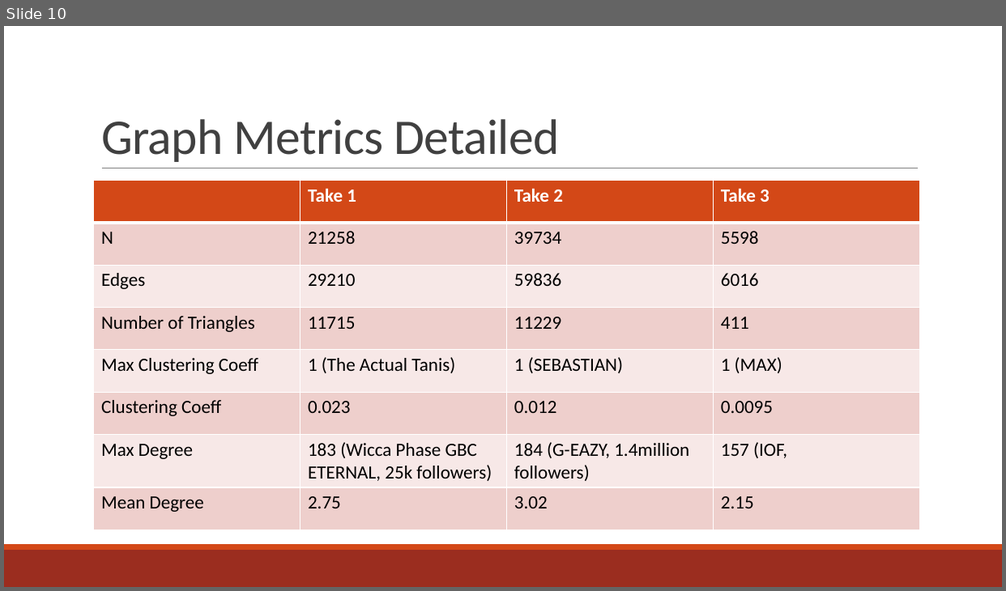
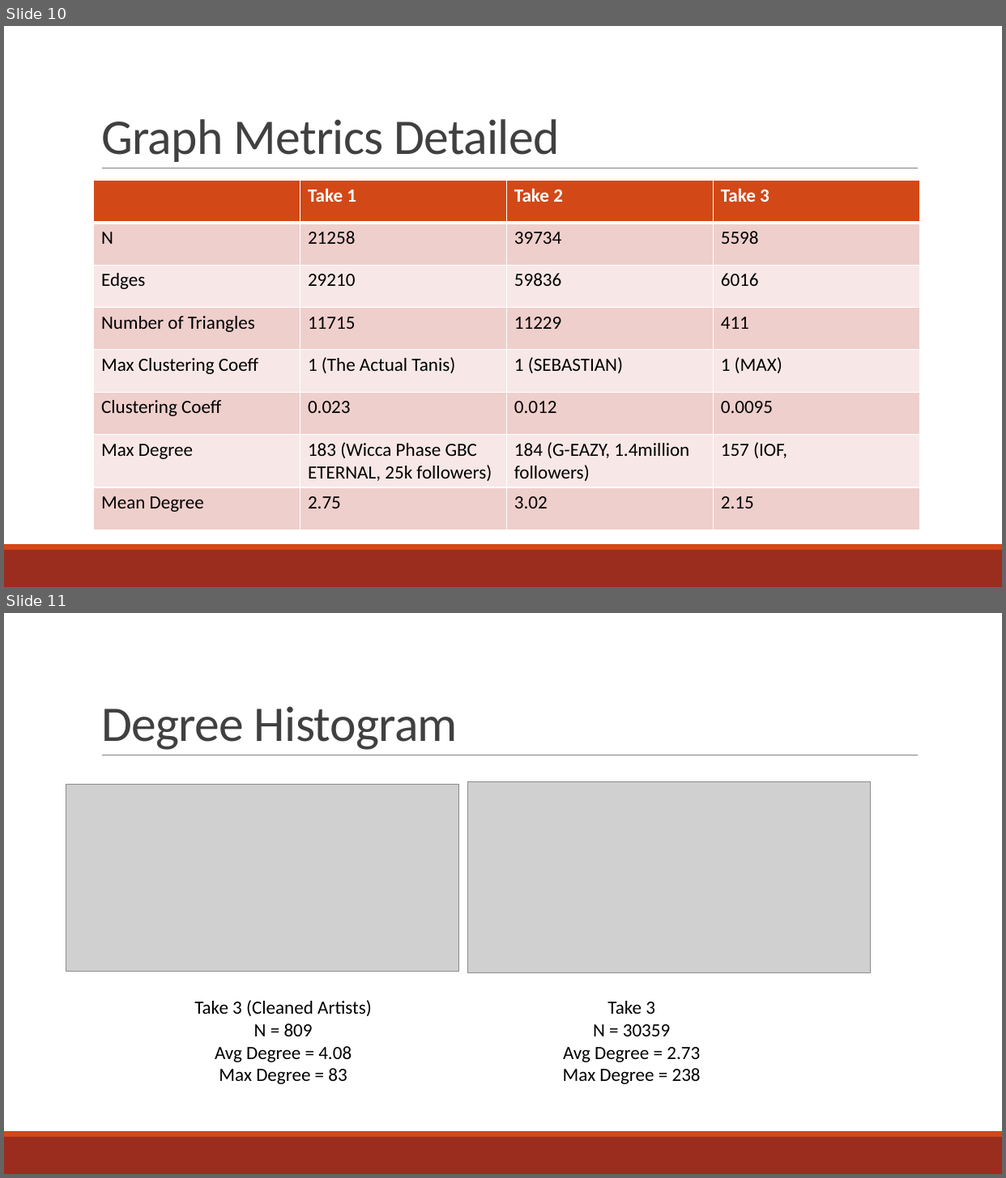
Before and after one commit to godleyanchor/soundcloud_crawler, a slide deck: Presentation.pptx. Shown one above the other, each under a label of ours: slide 10 before the commit, slides 10 and 11 after it. The pictures are 1006x591 and 1006x1178 pixels, drawn with LibreOffice and Linux fonts; fonts in the diff are those of the drawing; grey boxes stand for pictures. Boxes give left, top, right and bottom in pixels: in the first picture for what was removed or moved away, otherwise in the second. Text is boxed around its words. In the diff, an @@ line names an element or a change of style, - is before the commit and + after.

```diff
--- a/Presentation.pptx
+++ b/Presentation.pptx
@@ slide 11 added at bbox=[4, 613, 1002, 1174], background #FFFFFF; not listed: 3 template elements that a slide beside it also shows @@
@@ title added at bbox=[101, 706, 458, 750], 48 pt, text #404040 @@
+Degree Histogram
@@ picture added at bbox=[468, 782, 871, 973] @@
@@ picture added at bbox=[66, 785, 458, 972] @@
@@ text added at bbox=[194, 1000, 372, 1084], 18 pt, text #000000 @@
+Take 3 (Cleaned Artists)
+N = 809
+Avg Degree = 4.08
+Max Degree = 83
@@ text added at bbox=[563, 1001, 701, 1084], 18 pt, text #000000 @@
+Take 3
+N = 30359
+Avg Degree = 2.73
+Max Degree = 238
```
Also in this commit, not shown: 2 slides changed, 3 other slides added, 10 other files.
